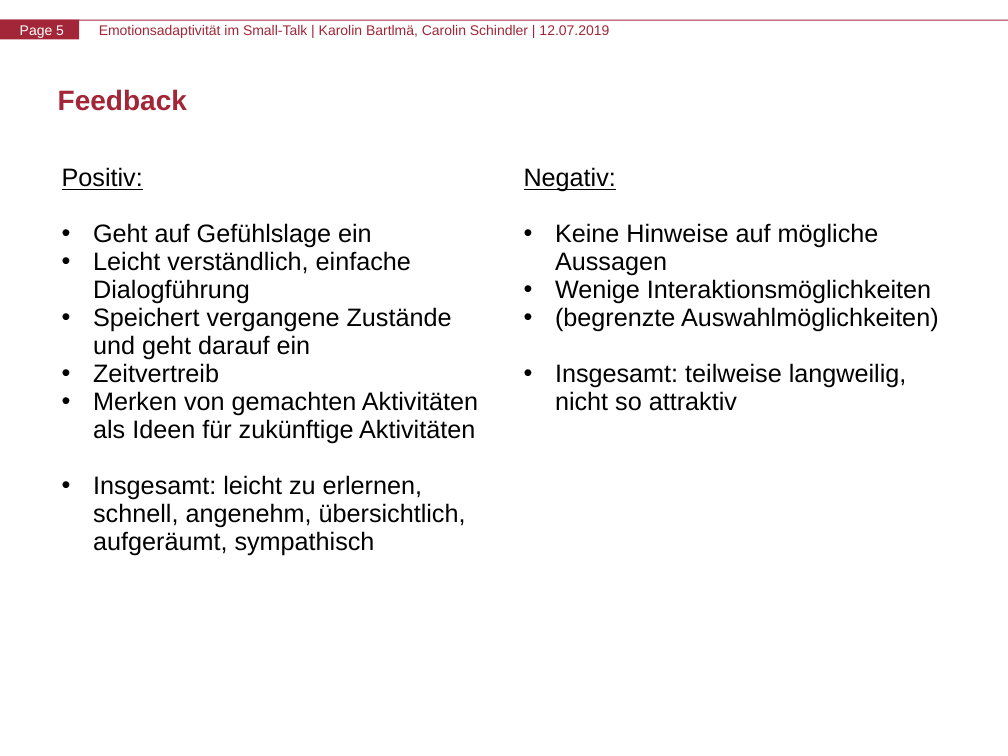
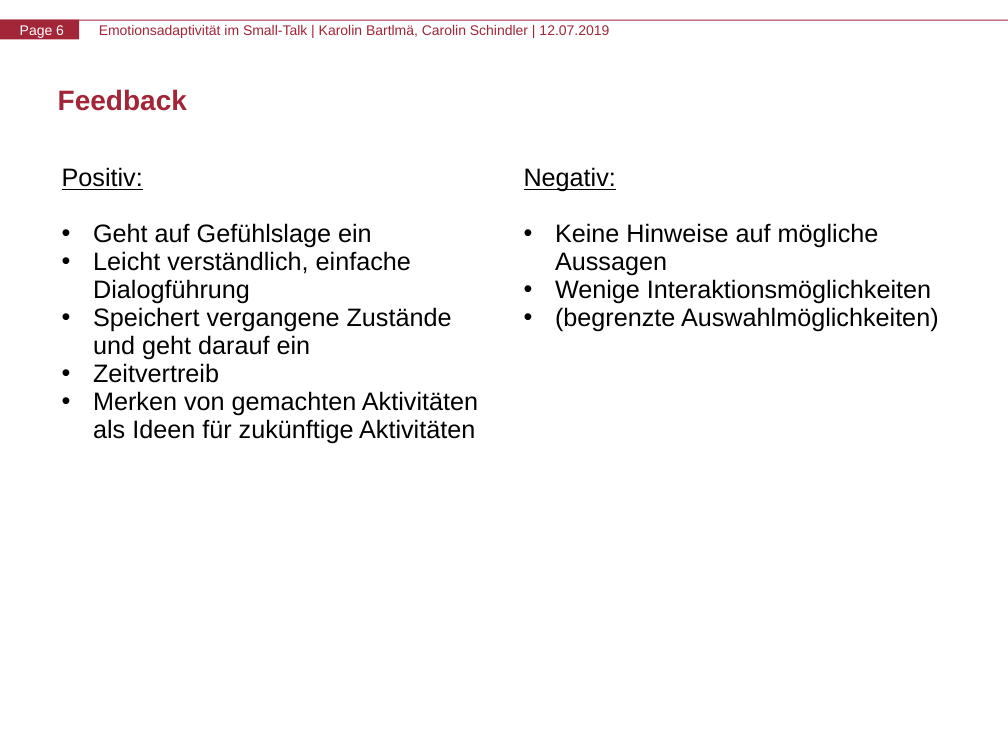
Before and after one commit to csacro-University-Exercises/Alexa-Skill-Emotionsadaptivitaet-im-Small-Talk, a slide deck: slide 6 of abschlusspräsentation.pptx (slide 5 before the commit). Drawn at 1008x756 pixels with LibreOffice and Linux fonts; fonts in the diff are those of the drawing. Boxes give left, top, right and bottom in pixels: in the first picture for what was removed or moved away, otherwise in the second. Text is boxed around its words. In the diff, an @@ line names an element or a change of style, - is before the commit and + after.

Commit message:
Feedback zum Fragebogen hinzugefügt
Hab jetzt noch deren Aufgabe in einem Balkendiagramm hinzugefügt.

```diff
--- a/abschlusspräsentation.pptx
+++ b/abschlusspräsentation.pptx
@@ page number at (x1=20, y1=25, x2=64, y2=38): text changed @@
-Page 5
+Page 6
@@ text at (x1=555, y1=363, x2=907, y2=411): paragraph removed @@
-• Insgesamt: teilweise langweilig, nicht so attraktiv
@@ text at (x1=93, y1=475, x2=466, y2=556): paragraph removed @@
-• Insgesamt: leicht zu erlernen, schnell, angenehm, übersichtlich, aufgeräumt, sympathisch
```
Also in this commit, not shown: 1 slide added.
